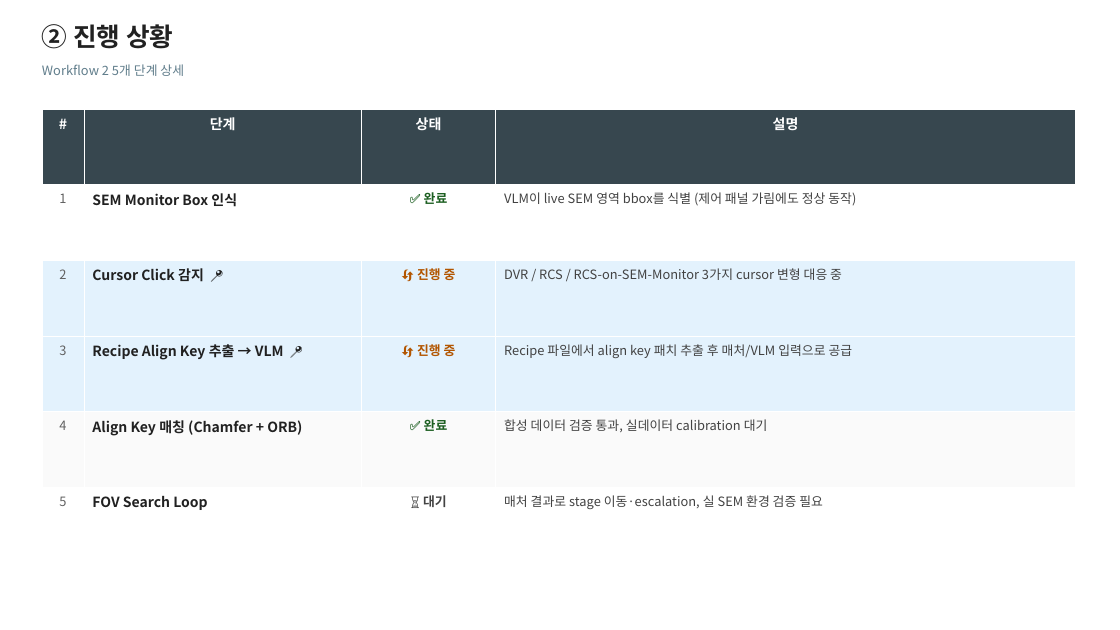
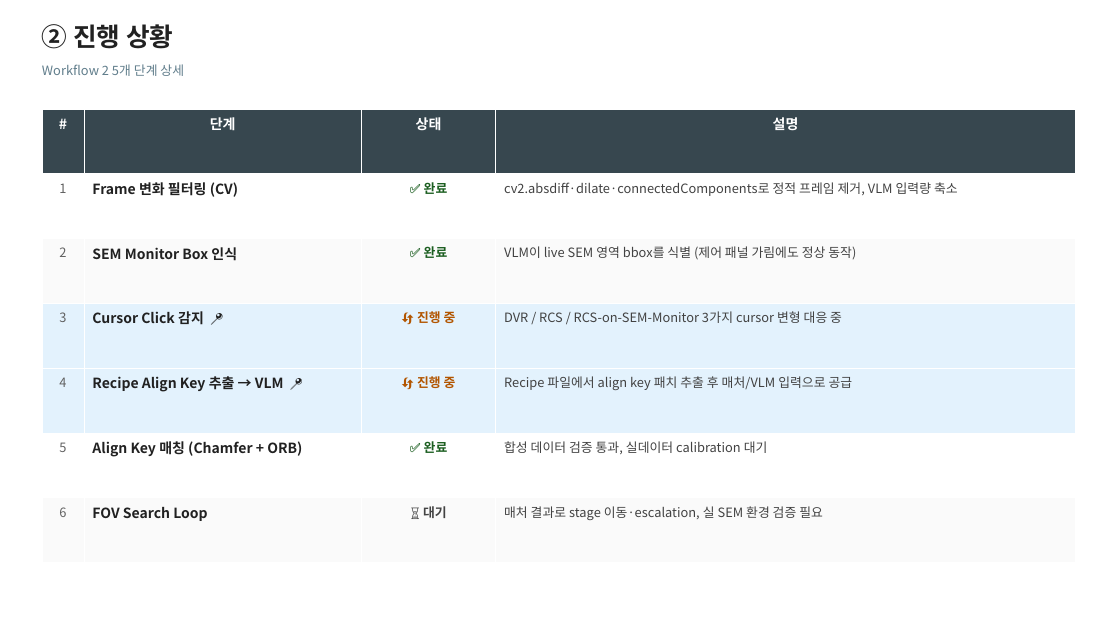
Before and after one commit to DarrenKoi/auto_recipe_creator, a slide deck: slide 3 of poc/workflow_2/docs/workflow_2_status_report.pptx. Drawn at 1120x630 pixels with LibreOffice and Linux fonts; fonts in the diff are those of the drawing. Boxes give left, top, right and bottom in pixels: in the first picture for what was removed or moved away, otherwise in the second. Text is boxed around its words. In the diff, an @@ line names an element or a change of style, - is before the commit and + after.

```diff
--- a/poc/workflow_2/docs/workflow_2_status_report.pptx
+++ b/poc/workflow_2/docs/workflow_2_status_report.pptx
@@ table at <box>42,109,1075,563</box> @@
-row 2: 1 | SEM Monitor Box 인식 | ✅ 완료 | VLM이 live SEM 영역 bbox를 식별 (제어 패널 가림에도 정상 동작)
-row 3: 2 | Cursor Click 감지 📍 | 🔄 진행 중 | DVR / RCS / RCS-on-SEM-Monitor 3가지 cursor 변형 대응 중
-row 4: 3 | Recipe Align Key 추출 → VLM 📍 | 🔄 진행 중 | Recipe 파일에서 align key 패치 추출 후 매처/VLM 입력으로 공급
-row 5: 4 | Align Key 매칭 (Chamfer + ORB) | ✅ 완료 | 합성 데이터 검증 통과, 실데이터 calibration 대기
-row 6: 5 | FOV Search Loop | ⏳ 대기 | 매처 결과로 stage 이동·escalation, 실 SEM 환경 검증 필요
+row 2: 1 | Frame 변화 필터링 (CV) | ✅ 완료 | cv2.absdiff·dilate·connectedComponents로 정적 프레임 제거, VLM 입력량 축소
+row 3: 2 | SEM Monitor Box 인식 | ✅ 완료 | VLM이 live SEM 영역 bbox를 식별 (제어 패널 가림에도 정상 동작)
+row 4: 3 | Cursor Click 감지 📍 | 🔄 진행 중 | DVR / RCS / RCS-on-SEM-Monitor 3가지 cursor 변형 대응 중
+row 5: 4 | Recipe Align Key 추출 → VLM 📍 | 🔄 진행 중 | Recipe 파일에서 align key 패치 추출 후 매처/VLM 입력으로 공급
+row 6: 5 | Align Key 매칭 (Chamfer + ORB) | ✅ 완료 | 합성 데이터 검증 통과, 실데이터 calibration 대기
+row 7: 6 | FOV Search Loop | ⏳ 대기 | 매처 결과로 stage 이동·escalation, 실 SEM 환경 검증 필요
```
Also in this commit, not shown: 1 other slide changed, 2 other files.
